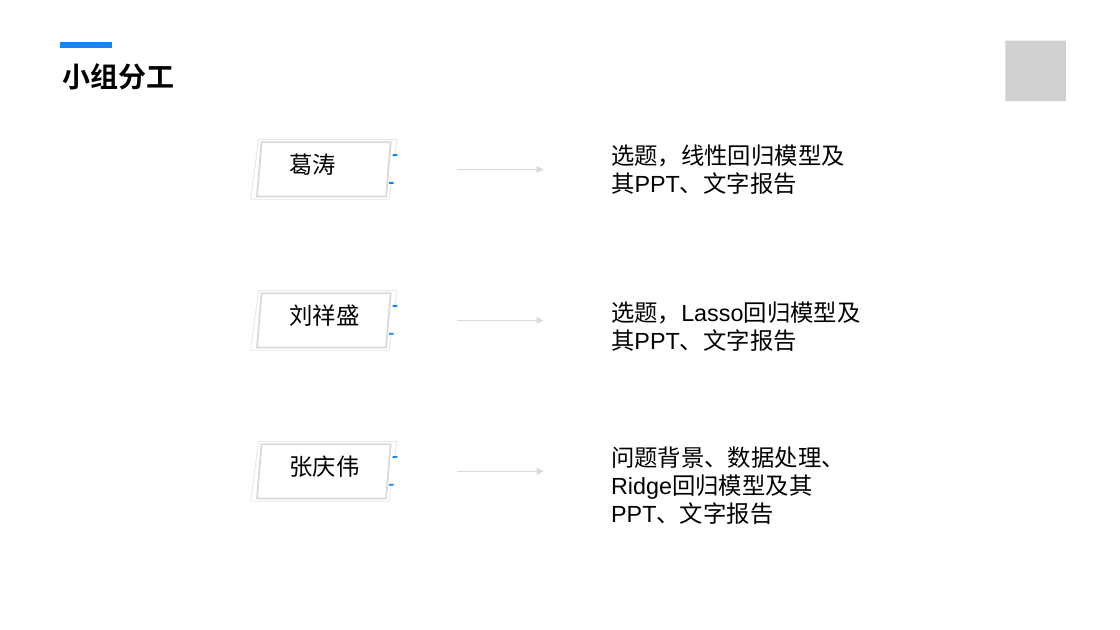
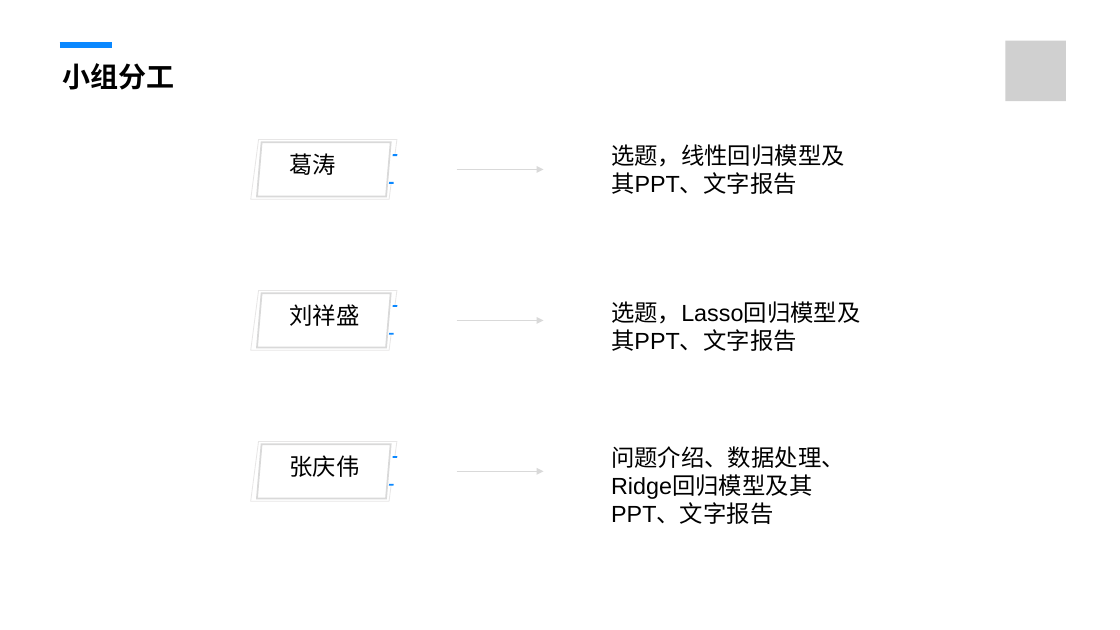
Before and after one commit to fengmian123/mid2rain.github.io, a slide deck: slide 30 of PPT+Word/智能制造质量预测.pptx. Drawn at 1120x630 pixels with LibreOffice and Linux fonts; fonts in the diff are those of the drawing; grey boxes stand for pictures; background and template pictures are left out. Boxes give left, top, right and bottom in pixels: in the first picture for what was removed or moved away, otherwise in the second. Text is boxed around its words. In the diff, an @@ line names an element or a change of style, - is before the commit and + after.

```diff
--- a/PPT+Word/智能制造质量预测.pptx
+++ b/PPT+Word/智能制造质量预测.pptx
@@ text at [611, 446, 845, 524]: text changed @@
-问题背景、数据处理、Ridge回归模型及其PPT、文字报告
+问题介绍、数据处理、Ridge回归模型及其PPT、文字报告
```
Also in this commit, not shown: 10 other files.
